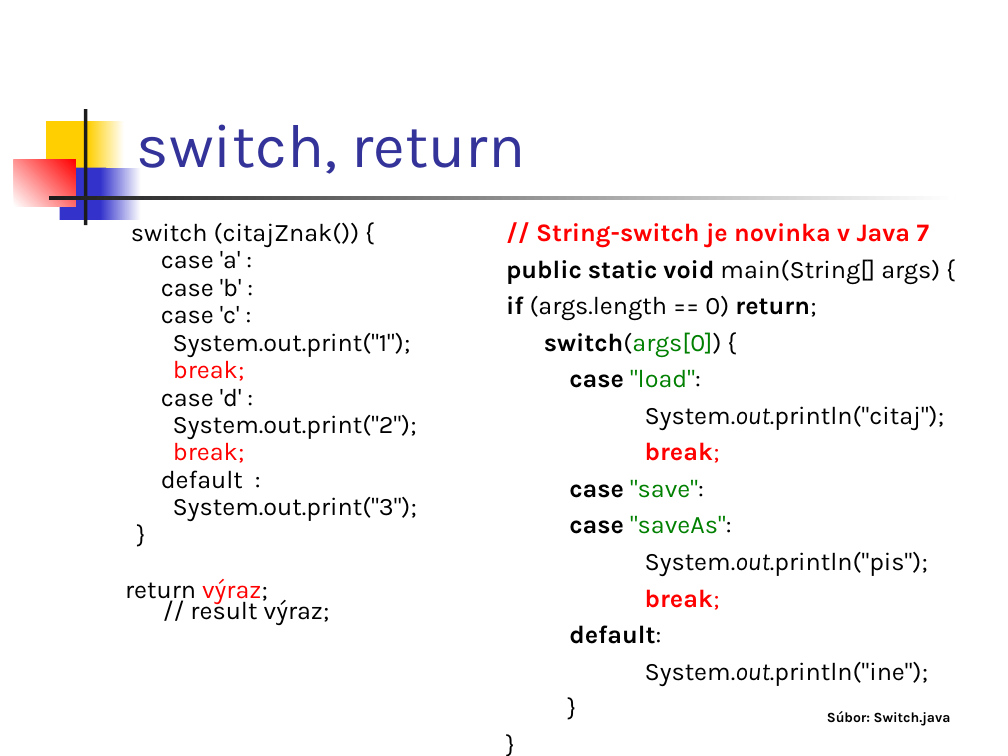
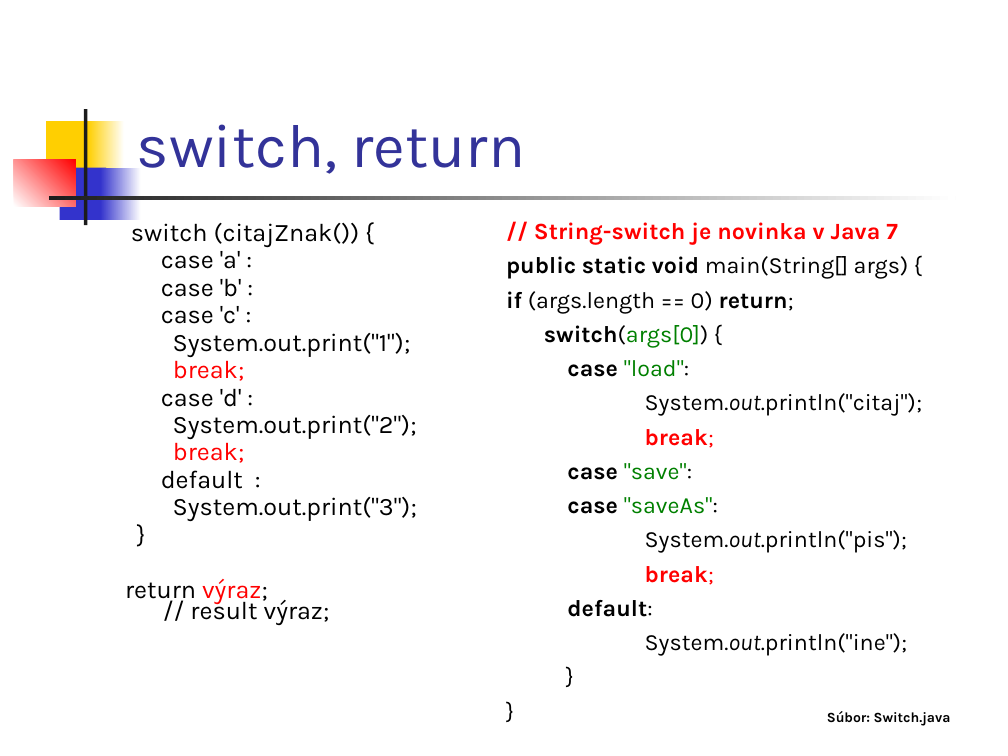
Before and after one commit to Programovanie4/Prednasky, a slide deck: slide 39 of 01/01_java.ppt (slide 42 before the commit). Drawn at 1008x756 pixels with LibreOffice and Linux fonts; fonts in the diff are those of the drawing. Boxes give left, top, right and bottom in pixels: in the first picture for what was removed or moved away, otherwise in the second. Text is boxed around its words. In the diff, an @@ line names an element or a change of style, - is before the commit and + after.

```diff
--- a/01/01_java.ppt
+++ b/01/01_java.ppt
@@ text "// String-switch je novinka v ..." at (506, 222, 922, 656): size 18 to 16.6 pt @@
```
Also in this commit, not shown: 6 other slides changed, 5 slides removed, 6 other files.
